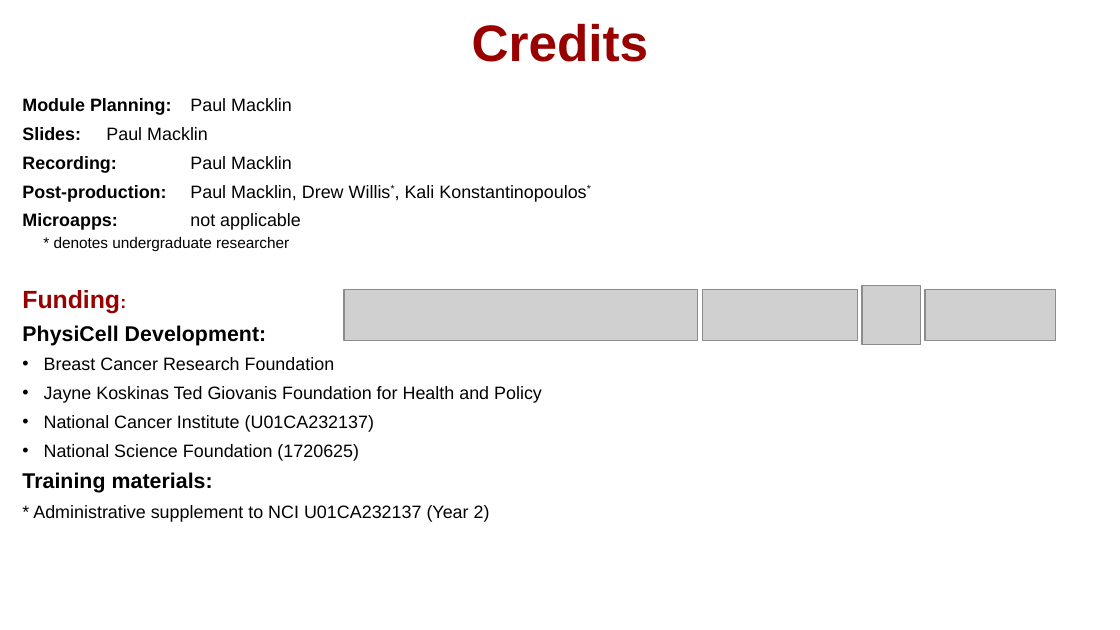
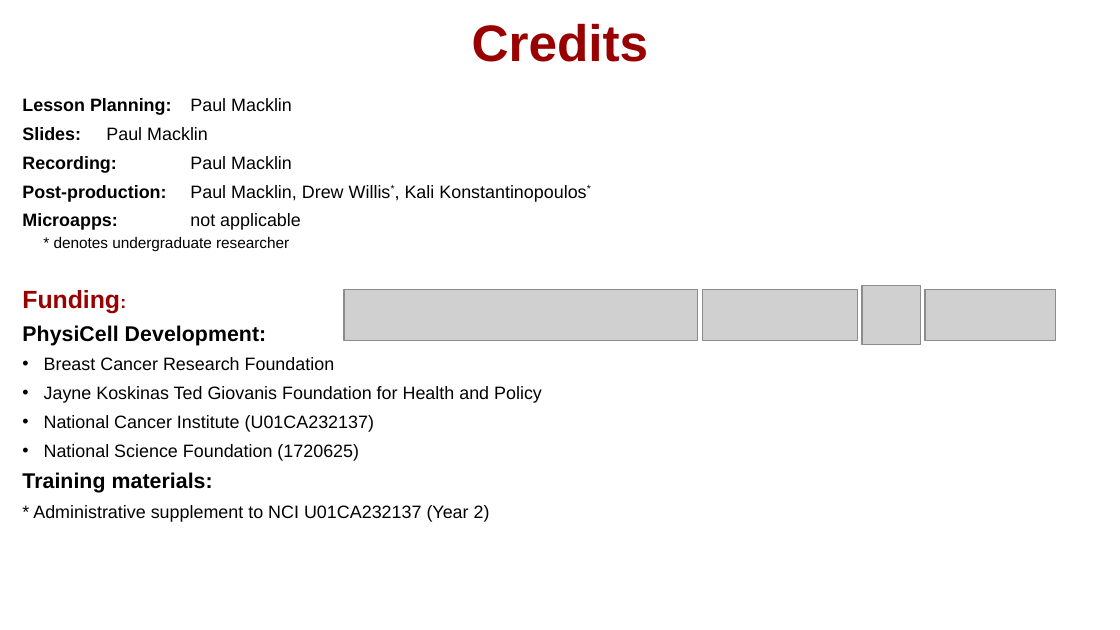
Before and after one commit to physicell-training/00-What-you-need, a slide deck: slide 9 of pptx_source/01-What-you-need.pptx. Drawn at 1120x630 pixels with LibreOffice and Linux fonts; fonts in the diff are those of the drawing; grey boxes stand for pictures; background and template pictures are left out. Boxes give left, top, right and bottom in pixels: in the first picture for what was removed or moved away, otherwise in the second. Text is boxed around its words. In the diff, an @@ line names an element or a change of style, - is before the commit and + after.

```diff
--- a/pptx_source/01-What-you-need.pptx
+++ b/pptx_source/01-What-you-need.pptx
@@ text at (x1=22, y1=98, x2=292, y2=115): text changed @@
-Module Planning: Paul Macklin
+Lesson Planning: Paul Macklin
```
Also in this commit, not shown: 1 other file.
